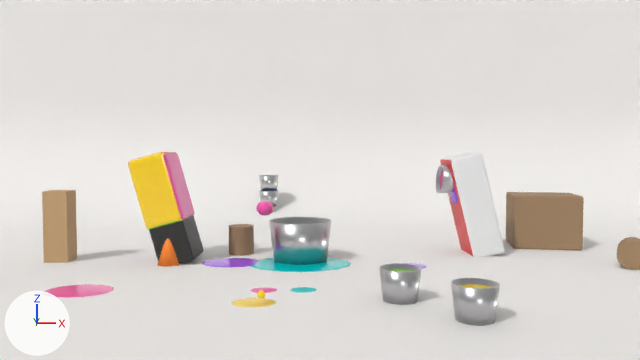
Before and after pictures for a commit that changed the Blender file blender/kylling_previs/kylling_previs.blend.
The view is the same before and after, from the file's camera 'CAM_01_Wide'. Lighting does not change. The marker at lower left points along +X, +Y and +Z. The first picture is the older version. Both versions are drawn at frame 340 of the action 'GuttAction'; the numbers are the values there.

The older version as bpy lines, for what is in view:
```python
ob_balje = bpy.data.objects.new('Balje', me_balje)
ob_balje.location = (0.0, 0.4, 0.0)
ob_gutt = bpy.data.objects.new('Gutt', me_gutt)
ob_gutt.location = (-1.76, 0.44, 0.0)
ob_gutt.rotation_euler = (0.269, 0.0, 10.95)  # degrees (15, 0, 267)
ob_gutt.scale = (1.03, 1.03, 0.94)
ob_jente = bpy.data.objects.new('Jente', me_jente)
ob_jente.location = (2.95, 0.95, 0.0)
ob_jente.rotation_euler = (0.244, 0.0, -1.571)  # degrees (14, 0, -90)
ob_jente.scale = (1.03, 1.03, 0.95)
ob_klatt_jentetilgutt = bpy.data.objects.new('Klatt_JenteTilGutt', me_klatt_jentetilgutt)
ob_klatt_jentetilgutt.location = (-0.53, 0.43, 0.78)
ob_klatt_jentetilgutt.scale = (1.0, 1.0, 0.85)
ob_spann_jente = bpy.data.objects.new('Spann_Jente', me_spann_jente)
ob_spann_jente.location = (2.59, 0.95, 1.16)
ob_spann_jente.rotation_euler = (0.0, -1.484, 0.0)  # degrees (0, -85, 0)
# also in view: 'Dam_Rundt_0' at (-2.6, -1.4, 0.0); 'Spann_Gutt' at (1.7, -2.7, 0.2); 'Dam_Balje' at (0.0, 0.1, 0.0); 'Gutt_Malingsdrakt' at (-2.1, 0.5, 1.1); 'Velt_Boks_Lime' at (1.1, -2.0, 0.2)
```
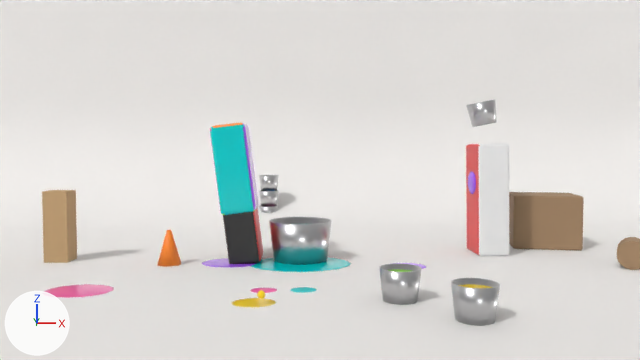
Patch to the scene script:
```diff
--- a/blender/kylling_previs/kylling_previs.blend.py
+++ b/blender/kylling_previs/kylling_previs.blend.py
@@ ob_gutt @@
 ob_gutt = bpy.data.objects.new('Gutt', me_gutt)
-ob_gutt.location = (-1.76, 0.44, 0.0)
-ob_gutt.rotation_euler = (0.269, 0.0, 10.95)  # degrees (15, 0, 267)
-ob_gutt.scale = (1.03, 1.03, 0.94)
+ob_gutt.location = (-0.8, 0.4, 0.0)
+ob_gutt.rotation_euler = (-0.122, 0.0, 7.854)  # degrees (-7, 0, 90)
+ob_gutt.scale = (0.921, 0.921, 1.18)
 _m = ob_gutt.modifiers.new('Bevel', 'BEVEL')
@@ ob_jente @@
 ob_jente = bpy.data.objects.new('Jente', me_jente)
-ob_jente.location = (2.95, 0.95, 0.0)
-ob_jente.rotation_euler = (0.244, 0.0, -1.571)  # degrees (14, 0, -90)
-ob_jente.scale = (1.03, 1.03, 0.95)
+ob_jente.location = (3.02, 0.95, 0.0)
+ob_jente.rotation_euler = (0.0183, 0.0, -1.571)  # degrees (1, 0, -90)
+ob_jente.scale = (0.988, 0.988, 1.03)
 _m = ob_jente.modifiers.new('Bevel', 'BEVEL')
@@ ob_spann_jente @@
 ob_spann_jente = bpy.data.objects.new('Spann_Jente', me_spann_jente)
-ob_spann_jente.location = (2.59, 0.95, 1.16)
-ob_spann_jente.rotation_euler = (0.0, -1.484, 0.0)  # degrees (0, -85, 0)
+ob_spann_jente.location = (2.95, 0.95, 2.06)
+ob_spann_jente.rotation_euler = (0.0, -0.196, 0.0)  # degrees (0, -11, 0)
 _m = ob_spann_jente.modifiers.new('Solidify', 'SOLIDIFY')
@@ ob_klatt_jentetilgutt @@
 ob_klatt_jentetilgutt = bpy.data.objects.new('Klatt_JenteTilGutt', me_klatt_jentetilgutt)
-ob_klatt_jentetilgutt.location = (-0.53, 0.43, 0.78)
-ob_klatt_jentetilgutt.scale = (1.0, 1.0, 0.85)
+ob_klatt_jentetilgutt.location = (2.55, 0.95, 1.8)
+ob_klatt_jentetilgutt.scale = (0.0, 0.0, 0.0)
```

Changed parts and their boxes [x1, y1, x2, y2] in the pictures (640 x 360 px):
'Gutt_Malingsdrakt', moved, turned, rescaled: before [128, 152, 194, 229]; after [210, 122, 258, 215]
'Jente', moved, turned, rescaled: before [440, 152, 505, 257]; after [466, 143, 509, 256]
'Gutt', moved, turned, rescaled: before [149, 215, 203, 264]; after [223, 208, 263, 264]
'Spann_Jente', moved, turned: before [436, 165, 454, 193]; after [466, 100, 497, 127]
'Flekk_Jente', moved, turned, rescaled: before [449, 189, 457, 204]; after [467, 171, 476, 194]
'Klatt_JenteTilGutt', moved, rescaled (not visible afterwards): before [256, 201, 274, 216]
'Spann_Jente_Maling', moved, turned (not visible afterwards): before [440, 170, 447, 190]
